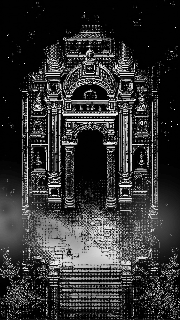
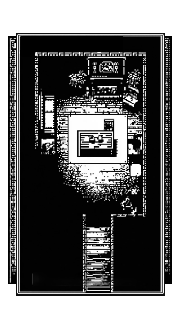
Before/after of a 180×320 layered artwork. What changed in the layer stack:
added group "pt4" with 4 layers above "pt3" over [8, 33, 172, 296]
added layer "spr_bg_room_modern2" in group "pt4" over [16, 33, 165, 296]
added layer "spr_bg_room_modern1" in group "pt4" over [8, 36, 172, 284]
added layer "spr_bg_room2" in group "pt4" over [27, 69, 153, 251]
added layer "spr_bg_room1" in group "pt4" over [21, 37, 159, 271]
hid group "pt3" (16 layers) over [0, 0, 180, 320]
